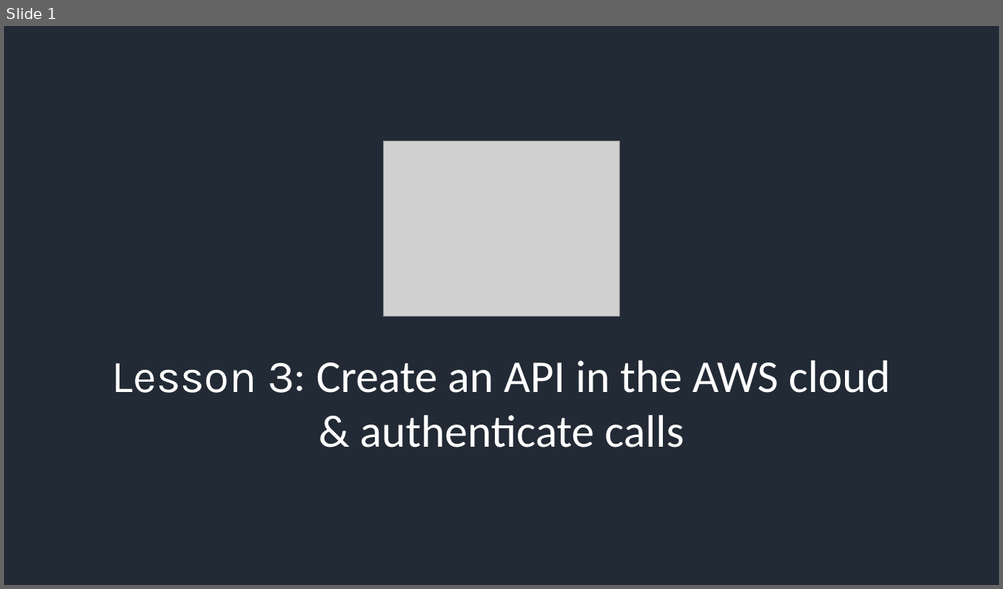
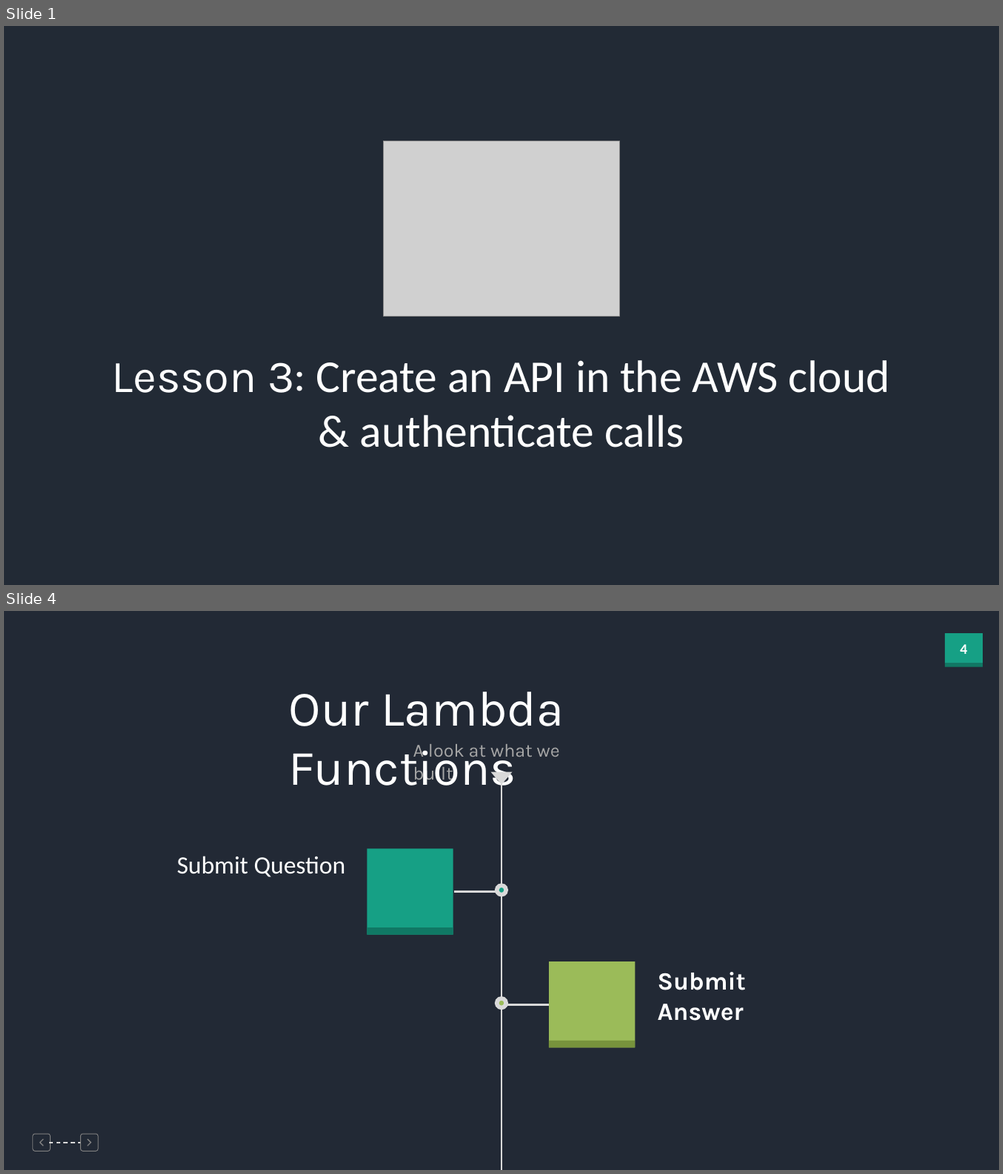
Before and after one commit to ACloudGuru/serverless-workshop, a slide deck: lesson-3/Slides.pptx. Shown one above the other, each under a label of ours: slide 1 before the commit, slides 1 and 4 after it; the slides between them are not shown. The pictures are 1003x589 and 1003x1174 pixels, drawn with LibreOffice and Linux fonts; fonts in the diff are those of the drawing; grey boxes stand for pictures; background and template pictures are left out. Boxes give left, top, right and bottom in pixels: in the first picture for what was removed or moved away, otherwise in the second. Text is boxed around its words. In the diff, an @@ line names an element or a change of style, - is before the commit and + after.

```diff
--- a/lesson-3/Slides.pptx
+++ b/lesson-3/Slides.pptx
@@ slide 4 added at <box>4,611,999,1170</box>, background #222935 @@
@@ rectangle added at <box>945,633,983,664</box>, fill #16A085 @@
@@ page number added at <box>959,644,967,654</box>, 14 pt, text #FFFFFF, bold @@
+4
@@ rectangle added at <box>945,664,983,667</box>, fill #107864 @@
@@ text added at <box>289,692,564,798</box>, 48 pt, text #FFFFFF @@
+Our Lambda Functions
@@ text added at <box>413,744,560,784</box>, 18 pt, text #A6A6A6 @@
+A look at what we built
@@ triangle added at <box>490,772,512,785</box>, fill #D9D9D9 @@
@@ line added from (502, 783) to (502, 885), #D9D9D9 2 pt @@
@@ rectangle added at <box>367,849,452,935</box>, fill #16A085 @@
@@ text added at <box>177,856,346,877</box>, 24 pt, text #FFFFFF @@
+Submit Question
@@ line added from (454, 891) to (496, 891), #D9D9D9 2 pt @@
@@ ellipse added at <box>496,886,506,894</box>, fill #16A085, outline #D9D9D9 4 pt @@
@@ line added from (502, 896) to (502, 997), #D9D9D9 2 pt @@
@@ rectangle added at <box>367,928,452,936</box>, fill #107864 @@
@@ rectangle added at <box>549,962,634,1048</box>, fill #9BBB59 @@
@@ text added at <box>657,972,745,1021</box>, 24 pt, text #FFFFFF, bold @@
+Submit Answer
@@ ellipse added at <box>496,999,506,1008</box>, fill #9BBB59, outline #D9D9D9 4 pt @@
@@ line added from (502, 1008) to (502, 1170), #D9D9D9 2 pt @@
@@ line added from (506, 1005) to (549, 1005), #D9D9D9 2 pt @@
@@ rectangle added at <box>549,1041,634,1048</box>, fill #77933C @@
@@ freeform shape added at <box>32,1134,51,1152</box>, fill #808080 @@
@@ freeform shape added at <box>39,1139,43,1147</box>, fill #808080 @@
@@ line added from (48, 1143) to (80, 1143), #D9D9D9 1 pt dashed @@
@@ freeform shape added at <box>80,1134,99,1152</box>, fill #808080 @@
@@ freeform shape added at <box>88,1139,92,1147</box>, fill #808080 @@
```
Also in this commit, not shown: 3 slides changed, 4 other slides added, 5 slides removed, 3 other files.
